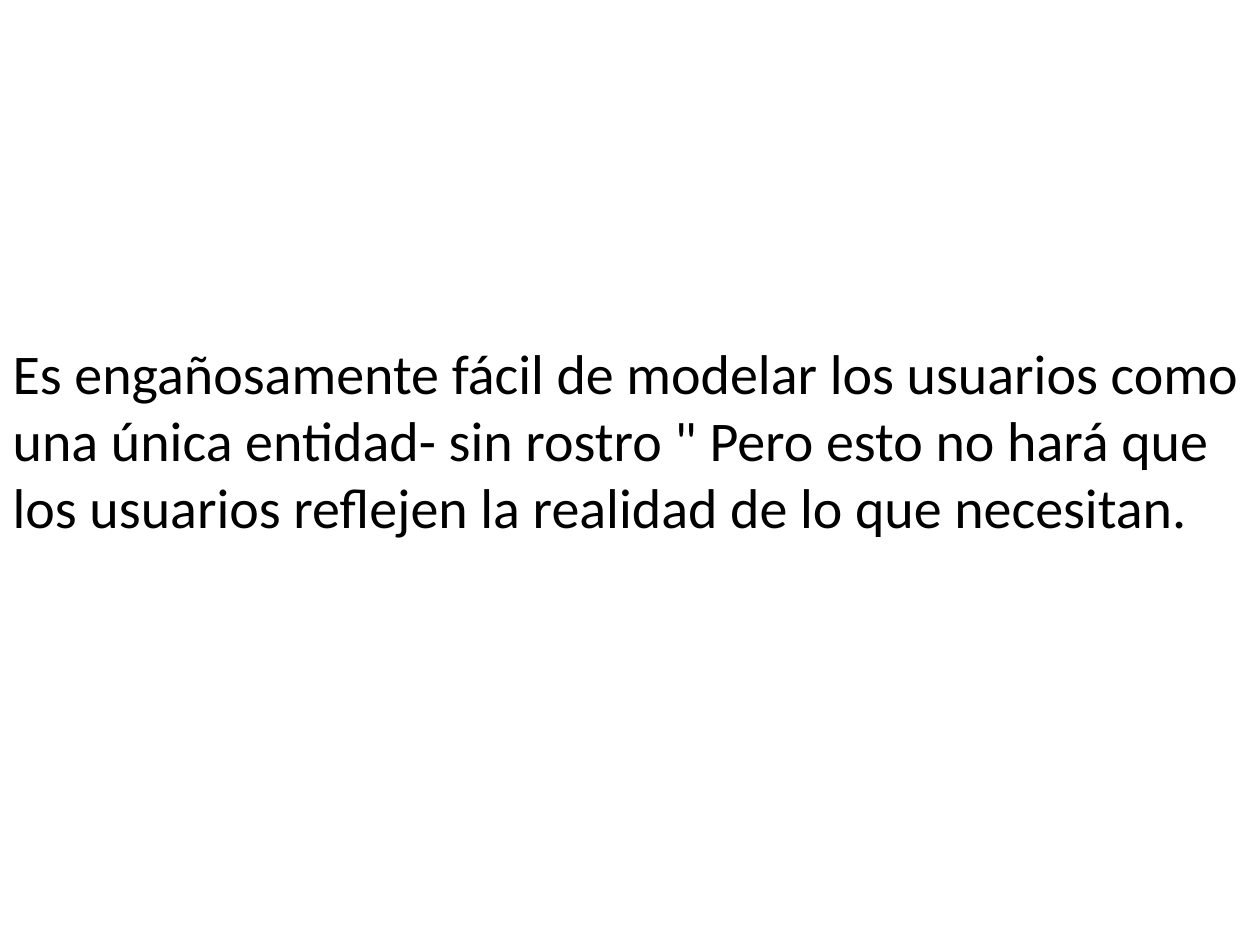
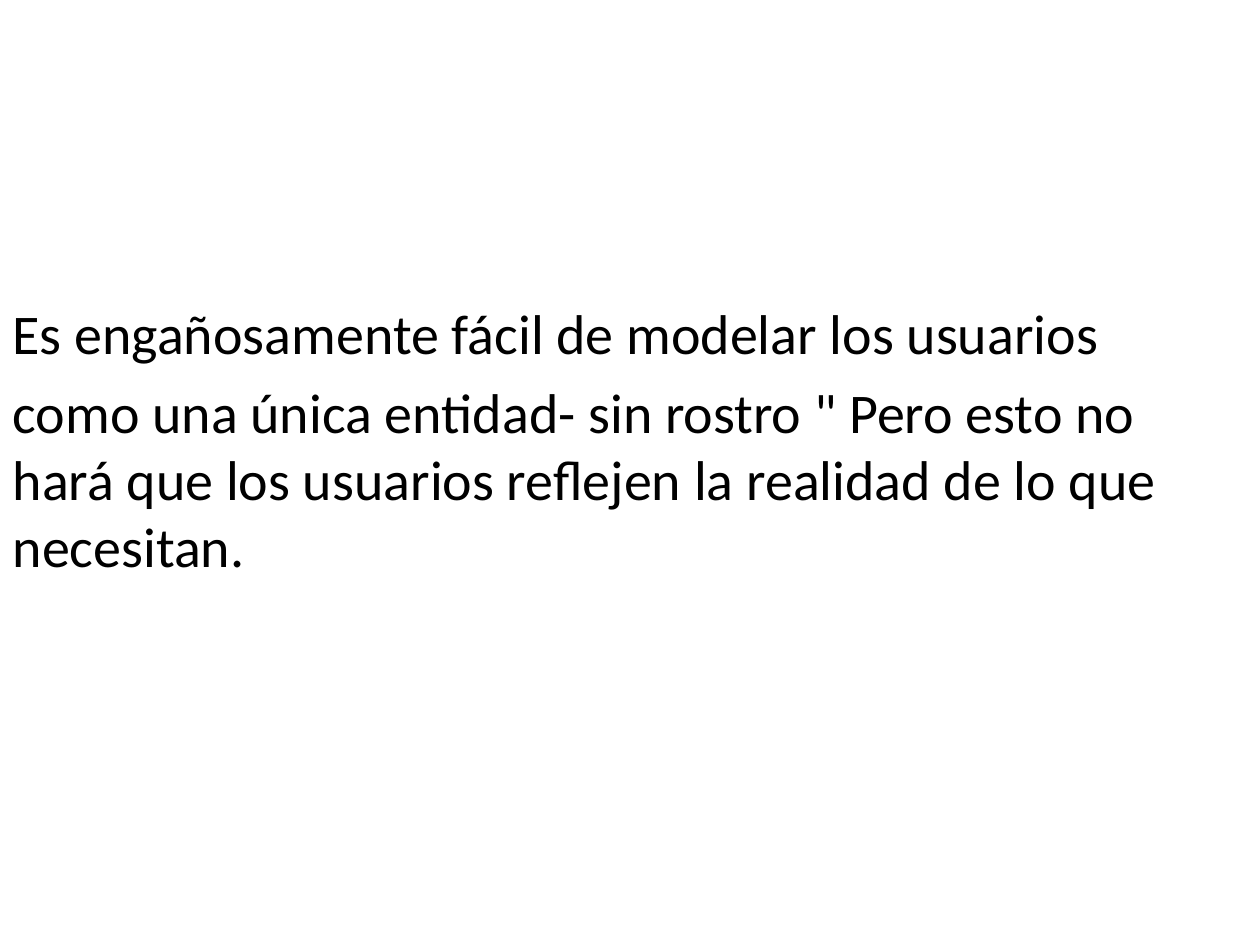
Before and after one commit to holtlanf999/designing-interfaces, a slide deck: slide 17 of UI to User.pptx (slide 15 before the commit). Drawn at 1260x945 pixels with LibreOffice and Linux fonts; fonts in the diff are those of the drawing. Boxes give left, top, right and bottom in pixels: in the first picture for what was removed or moved away, otherwise in the second. Text is boxed around its words. In the diff, an @@ line names an element or a change of style, - is before the commit and + after.

```diff
--- a/UI to User.pptx
+++ b/UI to User.pptx
@@ text at bbox=[13, 315, 1156, 568]: text changed @@
-Es engañosamente fácil de modelar los usuarios como una única entidad- sin rostro " Pero esto no hará que los usuarios reflejen la realidad de lo que necesitan.
+Es engañosamente fácil de modelar los usuarios
+como una única entidad- sin rostro " Pero esto no hará que los usuarios reflejen la realidad de lo que necesitan.
```
Also in this commit, not shown: 9 other slides changed, 11 slides added, 7 slides removed.
